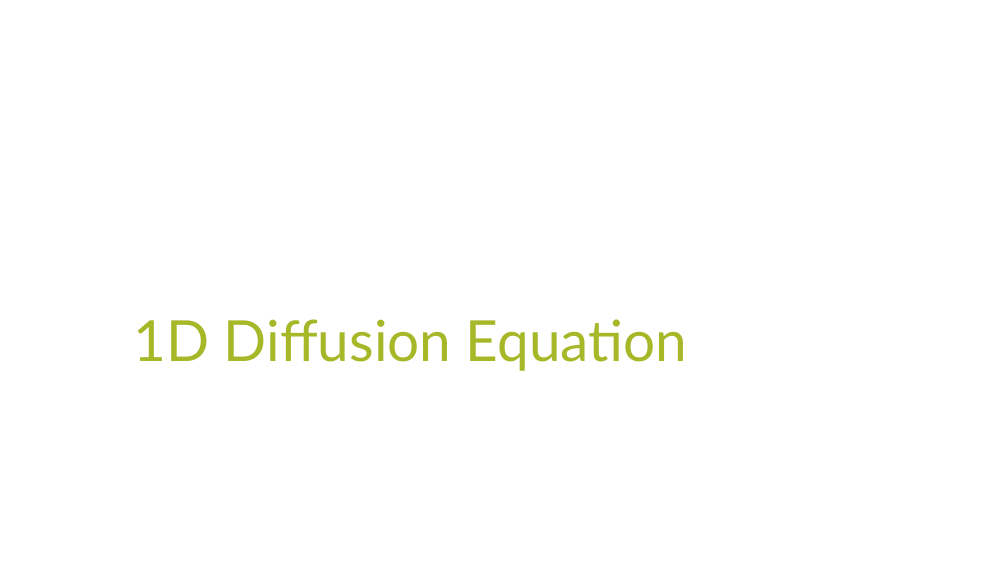
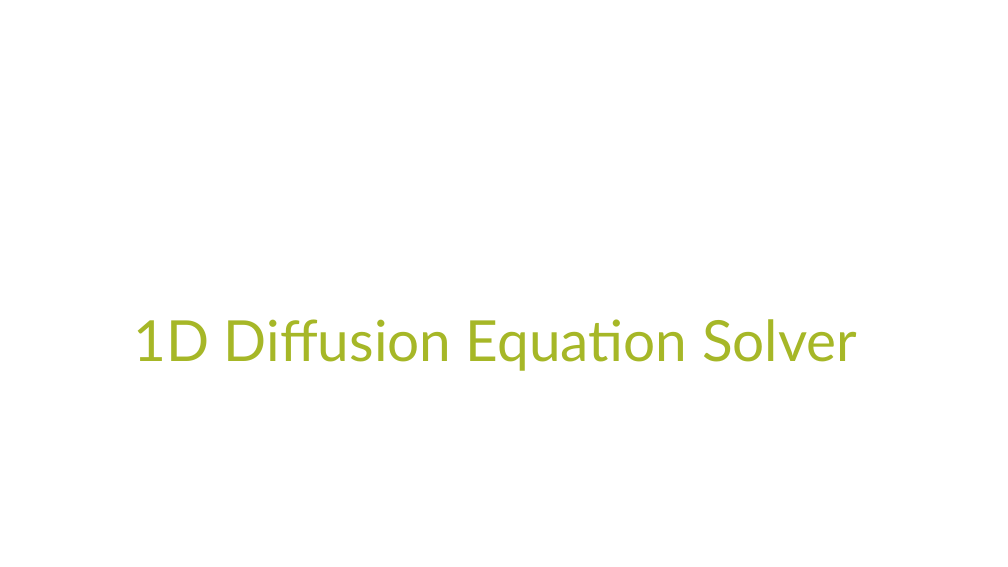
Before and after one commit to tahoeschrader/PHYS566_group4_project-1a_walk-diffusion-cluster, a slide deck: slide 6 of Presentation.pptx. Drawn at 1008x567 pixels with LibreOffice and Linux fonts; fonts in the diff are those of the drawing. Boxes give left, top, right and bottom in pixels: in the first picture for what was removed or moved away, otherwise in the second. Text is boxed around its words. In the diff, an @@ line names an element or a change of style, - is before the commit and + after.

```diff
--- a/Presentation.pptx
+++ b/Presentation.pptx
@@ title at box(133, 319, 857, 371): text changed @@
-1D Diffusion Equation
+1D Diffusion Equation Solver
```
Also in this commit, not shown: 4 slides added, 2 slides removed.
